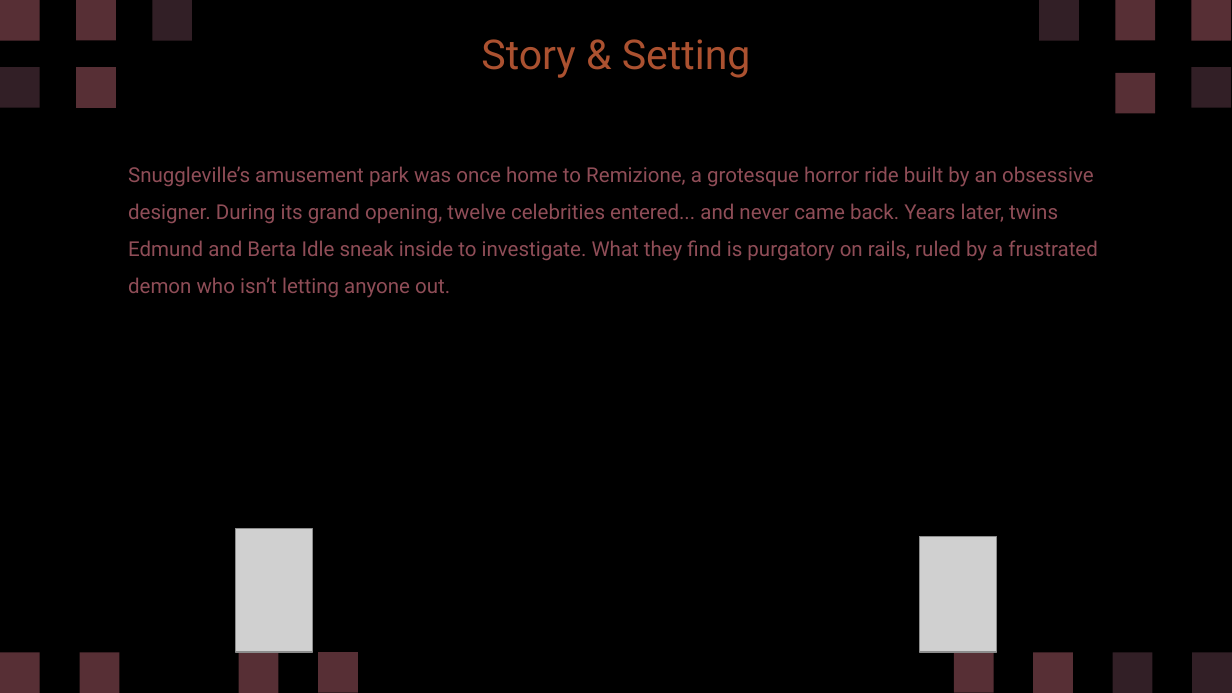
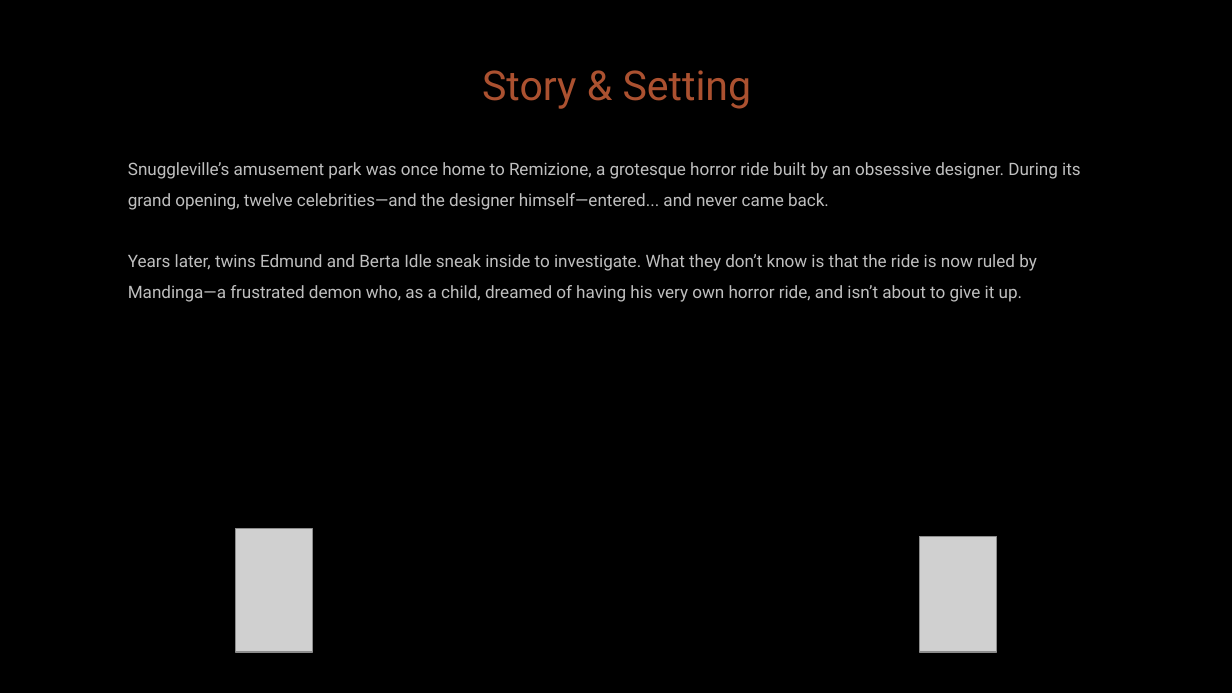
Before and after one commit to diegohcanepa/Remizione, a slide deck: slide 3 of Pitch Deck.pptx. Drawn at 1232x693 pixels with LibreOffice and Linux fonts; fonts in the diff are those of the drawing; grey boxes stand for pictures; background and template pictures are left out. Boxes give left, top, right and bottom in pixels: in the first picture for what was removed or moved away, otherwise in the second. Text is boxed around its words. In the diff, an @@ line names an element or a change of style, - is before the commit and + after.

Commit message:
Updated pitch deck.

```diff
--- a/Pitch Deck.pptx
+++ b/Pitch Deck.pptx
@@ freeform shape removed at (x1=0, y1=0, x2=39, y2=41) @@
@@ freeform shape removed at (x1=76, y1=0, x2=116, y2=41) @@
@@ freeform shape removed at (x1=153, y1=0, x2=192, y2=41) @@
@@ freeform shape removed at (x1=1040, y1=0, x2=1079, y2=41) @@
@@ freeform shape removed at (x1=1115, y1=0, x2=1154, y2=41) @@
@@ freeform shape removed at (x1=1191, y1=0, x2=1231, y2=41) @@
@@ title "Story & Setting" moved from (x1=481, y1=39, x2=751, y2=78) to (x1=482, y1=70, x2=752, y2=109) @@
@@ freeform shape removed at (x1=0, y1=68, x2=39, y2=108) @@
@@ freeform shape removed at (x1=76, y1=67, x2=116, y2=107) @@
@@ freeform shape removed at (x1=1115, y1=73, x2=1154, y2=113) @@
@@ freeform shape removed at (x1=1191, y1=68, x2=1231, y2=108) @@
@@ subtitle at (x1=128, y1=162, x2=1081, y2=302): text changed; size 12 to 10 pt; text colour #8F4D57 to #BFBFBF @@
-Snuggleville’s amusement park was once home to Remizione, a grotesque horror ride built by an obsessive designer. During its grand opening, twelve celebrities entered... and never came back. Years later, twins Edmund and Berta Idle sneak inside to investigate. What they find is purgatory on rails, ruled by a frustrated demon who isn’t letting anyone out.
+Snuggleville’s amusement park was once home to Remizione, a grotesque horror ride built by an obsessive designer. During its grand opening, twelve celebrities—and the designer himself—entered... and never came back.
+Years later, twins Edmund and Berta Idle sneak inside to investigate. What they don’t know is that the ride is now ruled by Mandinga—a frustrated demon who, as a child, dreamed of having his very own horror ride, and isn’t about to give it up.
@@ freeform shape removed at (x1=0, y1=653, x2=39, y2=693) @@
@@ freeform shape removed at (x1=80, y1=653, x2=120, y2=693) @@
@@ freeform shape removed at (x1=239, y1=653, x2=278, y2=693) @@
@@ freeform shape removed at (x1=318, y1=652, x2=357, y2=692) @@
@@ freeform shape removed at (x1=954, y1=652, x2=993, y2=692) @@
@@ freeform shape removed at (x1=1034, y1=653, x2=1073, y2=693) @@
@@ freeform shape removed at (x1=1112, y1=653, x2=1152, y2=693) @@
@@ freeform shape removed at (x1=1193, y1=653, x2=1232, y2=693) @@
```
Also in this commit, not shown: 12 other slides changed, 1 slide added, 2 slides removed, 2 other files.
